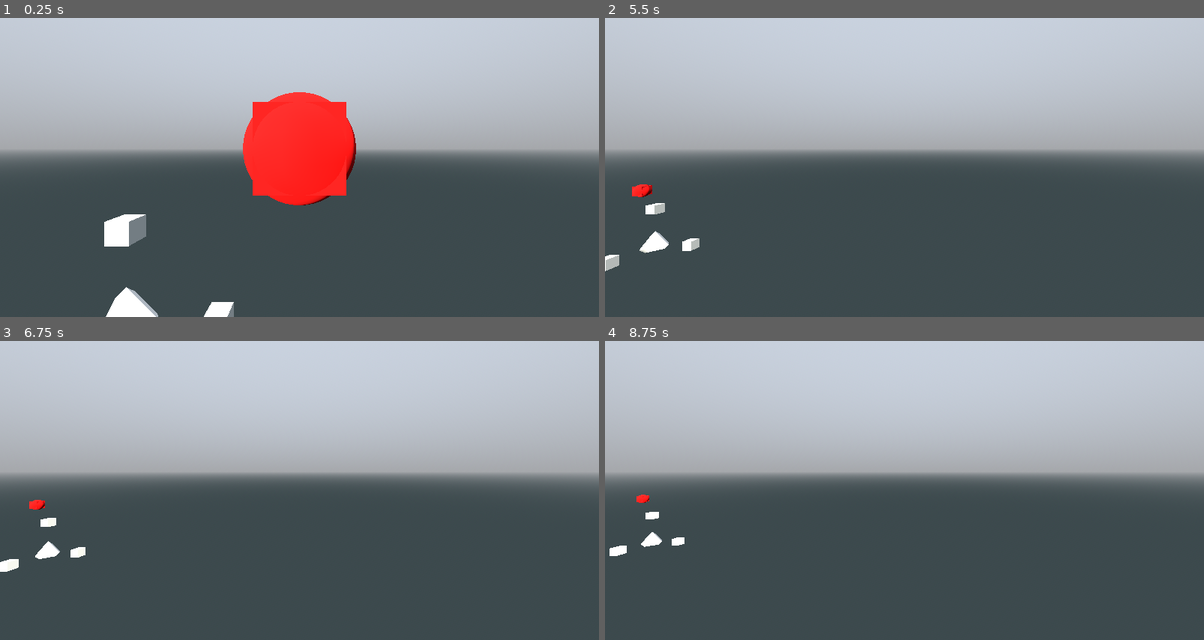
Above: before the commit, frames 1-4 (two rows, left to right).
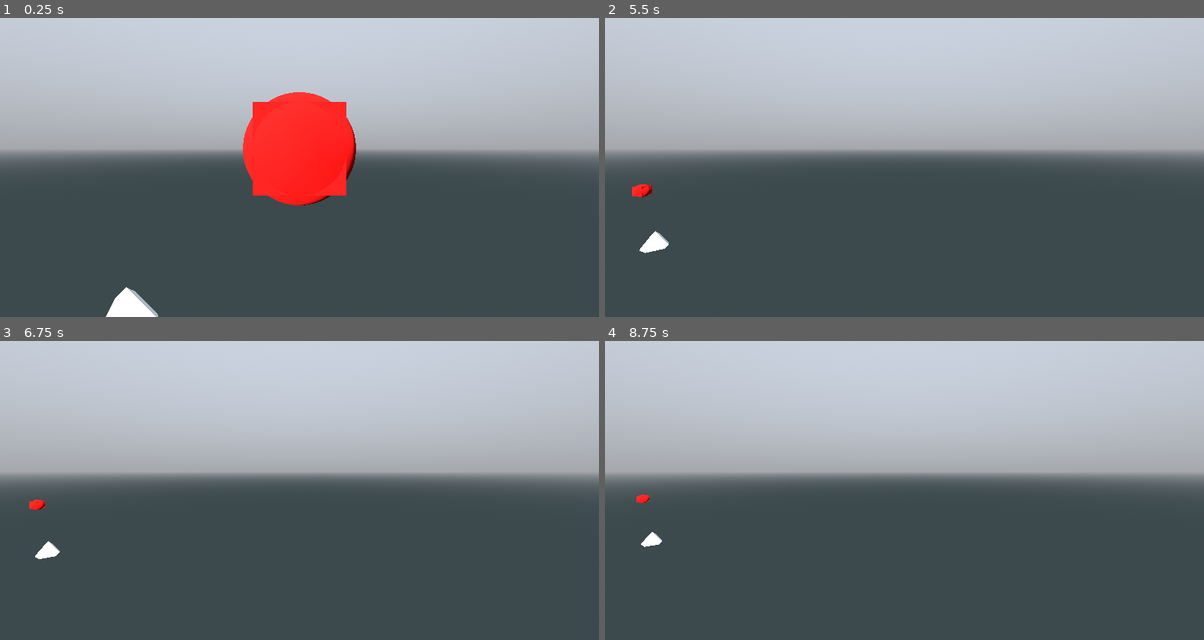
Above: after the commit, the same moments.

Repository: pixerhp/Hatchetflair
Game: Godot game, scene res://topscenes/gameplay_topscene.tscn
The game is run twice, just before and just after one commit, with the same random seed, the same clock (stepped at 60 frames per second) and the same inputs.
Inputs (mouse positions are in pixels of both pictures, inside the frame that each line leads up to):
- Up to frame 1 (0.25 s): no input
- Up to frame 2 (5.5 s): tap Enter at 0.5, 2, 3.5 s; move the mouse to (1036, 131) at 0.52 s; hold D (move_right) 0.53-1.28 s; hold Shift (speed_faster) 0.53-1.28 s; click (1036, 131) at 0.67 s; tap Space (move_jump_up) at 1.25, 2.75, 4.25 s; move the mouse to (784, 164) at 1.27 s; hold S (move_backwards) 1.28-2.03 s; tap Ctrl (speed_slower) at 1.35, 2.85, 4.35 s; move the mouse to (964, 74) at 2.02 s; hold D (move_right) 2.03-2.78 s; hold Shift (speed_faster) 2.03-2.78 s; move the mouse to (874, 215) at 2.77 s; hold W (move_forwards) 2.78-3.53 s; click (874, 215) at 2.92 s; move the mouse to (1084, 200) at 3.52 s; hold Shift (speed_faster) 3.53-4.28 s; hold A (move_left) 3.53-5.03 s; move the mouse to (724, 98) at 4.27 s; move the mouse to (934, 149) at 5.02 s; hold S (move_backwards) from 5.03 s (still down); hold Shift (speed_faster) from 5.03 s (still down); click (934, 149) at 5.17 s
- Up to frame 3 (6.75 s): move the mouse to (209, 388) at 5.77 s; release S (move_backwards) at 5.78 s; release Shift (speed_faster) at 5.78 s; hold D (move_right) 5.78-6.53 s; tap Ctrl (speed_slower) at 5.85 s; move the mouse to (431, 454) at 6.52 s; hold W (move_forwards) from 6.53 s (still down); hold Shift (speed_faster) from 6.53 s (still down)
- Up to frame 4 (8.75 s): move the mouse to (784, 487) at 7.27 s; release W (move_forwards) at 7.28 s; release Shift (speed_faster) at 7.28 s; hold D (move_right) 7.28-8.03 s; tap Ctrl (speed_slower) at 7.35 s; click (784, 487) at 7.42 s; move the mouse to (964, 397) at 8.02 s; hold S (move_backwards) from 8.03 s (still down); hold Shift (speed_faster) from 8.03 s (still down)

The runs differ from the first frame. In frame 1, 0.9% of the frame differs, in the area x 17-40%, y 65-100%; in frame 2, 0.3%; in frame 3, 0.3%; in frame 4, 0.2%.

Commit message:
Fix 0b00000011 march_ang pattern

Diff:
--- a/scripts/autoloaded/tchunks_utils.gd
+++ b/scripts/autoloaded/tchunks_utils.gd
@@ -112,7 +112,7 @@
 var ts_march_ang_patt_inds: Array = [
 	[[], [], [], [], [], [], [], []],
 	[[0,1,4], [], [], [], [], [], [], []],
-	[[4,12,1, 12,1,13], [13,2,12, 2,13,5], [], [], [], [], [], []],
+	[[4,13,1, 12,1,13], [13,5,12, 2,12,5], [], [], [], [], [], []],
 	[[0,12,4, 4,12,1], [], [], [3,12,7, 7,12,2], [], [], [], []],
 	[[0,1,4], [], [], [], [], [], [], [11,7,10]],
 
@@ -132,21 +132,21 @@
 	[[], [], [], [], [], [], [], []],
 	[[4,1,0], [], [], [], [], [], [], []],
 	[[], [0,2,5], [], [], [], [], [], []],
-	[[13,1,12, 1,12,4], [5,13,2, 12,2,13], [], [], [], [], [], []],
+	[[13,1,12, 1,13,4], [5,12,2, 12,5,13], [], [], [], [], [], []],
 	[[], [], [1,6,3], [], [], [], [], []],
-	[[4,14,0, 12,0,14], [], [14,3,12, 3,12,6], [], [], [], [], []],
+	[[4,12,0, 12,4,14], [], [14,3,12, 3,14,6], [], [], [], [], []],
 	[[], [0,12,5, 5,12,2], [3,12,6, 6,12,1], [], [], [], [], []],
 	[[13,4,18, 4,14,18], [2,5,18, 5,13,18], [14,6,18, 6,3,18], [3,2,18], [], [], [], []],
 	[[], [], [], [3,7,2], [], [], [], []],
 	[[1,12,4, 4,12,0], [], [], [2,12,7, 7,12,3], [], [], [], []],
-	[[], [0,12,5, 15,5,12], [], [12,7,15, 7,15,3], [], [], [], []],
+	[[], [0,15,5, 15,0,12], [], [12,7,15, 7,12,3], [], [], [], []],
 	[[18,13,4, 18,4,1], [18,15,5, 18,5,13], [18,1,3], [18,3,7, 18,7,15], [], [], [], []],
-	[[], [], [12,6,16, 6,16,1], [2,12,7, 16,7,12], [], [], [], []],
+	[[], [], [12,6,16, 6,12,1], [2,16,7, 16,2,12], [], [], [], []],
 	[[18,0,4, 18,4,14], [18,2,0], [18,14,6, 18,6,16], [18,16,7, 18,7,2], [], [], [], []],
 	[[0,1,18], [15,5,18, 5,0,18], [1,6,18, 6,16,18], [16,7,18, 7,15,18], [], [], [], []],
 	[[13,14,18, 14,13,4], [5,18,15, 18,5,13], [18,6,16, 6,18,14], [15,16,7, 16,15,18], [], [], [], []],
 	[[], [], [], [], [9,4,8], [], [], []],
-	[[14,0,13, 0,13,1], [], [], [], [9,14,8, 13,8,14], [], [], []],
+	[[14,0,13, 0,14,1], [], [], [], [9,13,8, 13,9,14], [], [], []],
 	[[], [5,13,2, 2,13,0], [], [], [4,13,9, 9,13,8], [], [], []],
 	[[14,1,18, 1,12,18], [12,2,18, 2,5,18], [], [], [8,9,18, 9,14,18], [5,8,18], [], []],
 	[[], [], [1,14,3, 3,14,6], [], [9,14,8, 8,14,4], [], [], []],
@@ -163,7 +163,7 @@
 	[[], [], [], [], [8,9,18], [15,5,18, 5,8,18], [9,6,18, 6,16,18], [16,7,18, 7,15,18]],
 	[[], [], [], [], [], [8,5,10], [], []],
 	[[0,13,1, 1,13,4], [], [], [], [], [8,13,10, 10,13,5], [], []],
-	[[], [13,2,15, 2,15,0], [], [], [], [8,13,10, 15,10,13], [], []],
+	[[], [13,2,15, 2,13,0], [], [], [], [8,15,10, 15,8,13], [], []],
 	[[4,1,18, 1,12,18], [12,2,18, 2,15,18], [], [], [8,4,18], [15,10,18, 10,8,18], [], []],
 	[[], [], [3,1,6], [], [], [8,5,10], [], []],
 	[[13,2,14, 13,14,12, 13,12,0], [], [14,6,3, 14,3,12], [], [], [10,13,5, 10,8,13], [], []],
@@ -177,7 +177,7 @@
 	[[], [5,15,13, 13,15,0, 2,0,15], [], [], [18,13,14, 4,14,13], [18,15,13, 13,15,8, 10,8,15], [16,18,6, 14,6,18], [7,15,16, 18,16,15]],
 	[[13,0,18, 0,1,18], [], [1,6,18], [], [8,13,18], [10,8,18], [6,16,18], [16,7,18, 7,10,18]],
 	[[], [], [], [], [18,8,4, 18,4,14], [18,10,8], [18,14,6, 18,6,16], [18,16,7, 18,7,10]],
-	[[], [], [], [], [17,4,13, 4,13,9], [10,17,5, 13,5,17], [], []],
+	[[], [], [], [], [17,4,13, 4,17,9], [10,13,5, 13,10,17], [], []],
 	[[14,1,18, 1,0,18], [0,5,18], [], [], [17,9,18, 9,14,18], [5,10,18, 10,17,18], [], []],
 	[[18,4,0], [18,0,2, 18,2,15], [], [], [18,17,9, 18,9,4], [18,15,10, 18,10,17], [], []],
 	[[18,1,12, 1,18,14], [15,12,2, 12,15,18], [], [], [17,14,18, 14,17,9], [10,18,15, 18,10,17], [], []],
@@ -192,12 +192,12 @@
 	[[1,14,12, 18,12,14, 14,4,18, 13,18,4], [12,18,2, 15,2,18, 18,13,15, 5,15,13], [], [], [], [], [9,14,17, 18,17,14, 14,6,18, 16,18,6], [17,18,10, 15,10,18, 18,16,15, 7,15,16]],
 	[[], [15,2,0, 5,15,0], [], [], [], [], [17,9,16, 9,6,16], [10,17,15, 17,16,15, 16,8,15]],
 	[[0,14,4, 0,1,14], [], [], [], [], [], [14,8,16, 14,16,17, 14,17,9], [16,7,10, 16,10,17]],
-	[[], [], [], [], [], [], [6,17,9, 17,9,16], [16,10,17, 10,16,7]],
+	[[], [], [], [], [], [], [6,16,9, 17,9,16], [16,7,17, 10,17,7]],
 	[[], [], [], [], [], [], [6,9,11], []],
 	[[4,14,0, 0,14,1], [], [], [], [], [], [6,14,11, 11,14,9], []],
 	[[], [0,2,5], [], [], [], [], [11,6,9], []],
 	[[1,12,14, 12,13,14, 13,3,14], [12,2,13, 2,5,13], [], [], [], [], [14,9,11, 6,14,11], []],
-	[[], [], [16,1,14, 1,14,3], [], [], [], [11,16,9, 14,9,16], []],
+	[[], [], [16,1,14, 1,16,3], [], [], [], [11,14,9, 14,11,16], []],
 	[[12,0,18, 0,4,18], [], [16,3,18, 3,12,18], [], [4,9,18], [], [9,11,18, 11,16,18], []],
 	[[], [12,2,5, 0,12,5], [1,14,12, 14,16,12, 16,4,12], [], [], [], [14,9,16, 9,11,16], []],
 	[[18,13,4], [18,2,5, 18,5,13], [18,16,3], [18,3,2], [18,4,9], [], [18,9,11, 18,11,16], []],
@@ -209,7 +209,7 @@
 	[[0,4,18], [2,0,18], [], [7,2,18], [4,9,18], [], [9,11,18], [11,7,18]],
 	[[18,0,1, 18,1,14], [18,5,0], [], [], [18,14,9], [18,15,5], [18,9,11], [18,11,7, 18,7,15]],
 	[[], [], [], [], [18,13,4, 18,4,9], [18,15,5, 18,5,13], [18,9,11], [18,11,7, 18,7,15]],
-	[[], [], [], [], [8,17,4, 14,4,17], [], [17,6,14, 6,14,11], []],
+	[[], [], [], [], [8,14,4, 14,8,17], [], [17,6,14, 6,17,11], []],
 	[[1,0,18, 0,13,18], [], [6,1,18], [], [13,8,18, 8,17,18], [], [17,11,18, 11,6,18], []],
 	[[], [2,13,0, 2,5,13], [], [], [13,1,17, 13,17,14, 13,14,4], [], [17,11,6, 17,6,14], []],
 	[[1,12,18], [12,2,18, 2,5,18], [6,1,18], [], [8,17,18], [5,8,18], [17,11,18, 11,6,18], []],
@@ -224,7 +224,7 @@
 	[[12,1,18, 1,4,18], [2,12,18], [], [7,2,18], [4,8,18], [8,17,18], [], [17,11,18, 11,7,18]],
 	[[], [2,0,18, 0,13,18], [], [7,2,18], [], [13,8,18, 8,17,18], [], [17,11,18, 11,7,18]],
 	[[13,0,1, 4,13,1], [], [], [], [], [8,17,13, 17,15,13, 15,9,13], [], [17,11,15, 11,7,15]],
-	[[], [], [], [], [], [15,8,17, 8,15,5], [], [7,17,11, 17,11,15]],
+	[[], [], [], [], [], [15,5,17, 8,17,5], [], [7,15,11, 17,11,15]],
 	[[], [], [], [], [], [10,17,5, 5,17,8], [9,17,6, 6,17,11], []],
 	[[13,4,19, 4,14,19, 14,1,19, 13,1,0], [], [], [], [], [17,8,24, 8,13,24, 13,5,24, 17,5,10], [14,9,25, 9,17,25, 17,11,25, 14,11,6], []],
 	[[], [13,0,2, 13,2,15], [], [], [], [17,7,13, 17,13,15, 17,15,10], [6,17,11, 6,9,17], []],
@@ -248,7 +248,7 @@
 	[[1,4,18], [], [16,3,18, 3,1,18], [], [4,13,18], [13,5,18, 5,10,18], [11,16,18], [10,11,18]],
 	[[], [12,0,18, 0,5,18], [], [16,3,18, 3,12,18], [], [5,10,18], [], [10,11,18, 11,16,18]],
 	[[4,12,1, 4,0,12], [], [], [12,6,15, 12,15,16, 12,16,3], [], [], [], [15,10,11, 15,11,16]],
-	[[], [], [], [2,16,3, 16,3,15], [], [], [], [15,11,16, 11,15,10]],
+	[[], [], [], [2,15,3, 16,3,15], [], [], [], [15,10,16, 11,16,10]],
 	[[13,18,4, 14,4,18], [5,15,13, 18,13,15], [18,16,14, 6,14,16], [18,15,16, 16,15,3, 2,3,15], [], [], [], [7,15,16, 16,15,11, 10,11,15]],
 	[[], [15,2,20, 2,12,20, 12,0,20, 15,0,5], [12,3,21, 3,16,21, 16,6,21, 12,6,1], [], [], [], [], [16,7,26, 7,15,26, 15,10,26, 16,10,11]],
 	[[14,4,0, 14,0,12], [], [16,2,14, 16,14,12, 16,12,3], [], [], [], [], [10,16,7, 10,11,16]],
@@ -265,7 +265,7 @@
 	[[12,0,14, 0,4,14], [], [3,12,16, 12,14,16, 14,2,16], [], [], [], [], [16,11,10, 7,16,10]],
 	[[], [5,0,15, 20,0,12, 20,12,2, 20,2,15], [1,6,12, 21,6,16, 21,16,3, 21,3,12], [], [], [], [], [11,10,16, 26,10,15, 26,15,7, 26,7,16]],
 	[[18,4,14, 4,18,13], [15,13,18, 13,15,5], [16,14,6, 14,16,18], [15,3,2, 3,15,16, 16,15,18], [], [], [], [15,11,10, 11,15,16, 16,15,7]],
-	[[], [], [], [15,3,16, 3,16,2], [], [], [], [10,15,11, 16,11,15]],
+	[[], [], [], [15,3,16, 3,15,2], [], [], [], [10,16,11, 16,10,15]],
 	[[12,0,4, 1,12,4], [], [], [3,16,12, 16,15,12, 15,6,12], [], [], [], [16,11,15, 11,10,15]],
 	[[], [18,5,0, 18,0,12], [], [18,12,3, 18,3,16], [], [18,10,5], [], [18,16,11, 18,11,10]],
 	[[18,4,1], [], [18,1,3, 18,3,16], [], [18,13,4], [18,10,5, 18,5,13], [18,16,11], [18,11,10]],
@@ -289,7 +289,7 @@
 	[[], [15,2,13, 2,0,13], [], [], [], [10,15,17, 15,13,17, 13,7,17], [17,9,6, 11,17,6], []],
 	[[0,1,13, 19,1,14, 19,14,4, 19,4,13], [], [], [], [], [10,5,17, 24,5,13, 24,13,8, 24,8,17], [6,11,14, 25,11,17, 25,17,9, 25,9,14], []],
 	[[], [], [], [], [], [8,17,5, 5,17,10], [11,17,6, 6,17,9], []],
-	[[], [], [], [], [], [5,15,8, 17,8,15], [], [15,11,17, 11,17,7]],
+	[[], [], [], [], [], [5,17,8, 17,5,15], [], [15,11,17, 11,15,7]],
 	[[1,13,4, 1,0,13], [], [], [], [], [13,9,15, 13,15,17, 13,17,8], [], [15,7,11, 15,11,17]],
 	[[], [18,13,0, 18,0,2], [], [18,2,7], [], [18,17,8, 18,8,13], [], [18,7,11, 18,11,17]],
 	[[18,4,1, 18,1,12], [18,12,2], [], [18,2,7], [18,8,4], [18,17,8], [], [18,7,11, 18,11,17]],
@@ -304,7 +304,7 @@
 	[[18,12,1], [18,5,2, 18,2,12], [18,1,6], [], [18,17,8], [18,8,5], [18,6,11, 18,11,17], []],
 	[[], [13,5,2, 0,13,2], [], [], [4,14,13, 14,17,13, 17,1,13], [], [14,6,17, 6,11,17], []],
 	[[18,13,0, 18,0,1], [], [18,1,6], [], [18,17,8, 18,8,13], [], [18,6,11, 18,11,17], []],
-	[[], [], [], [], [17,4,14, 4,17,8], [], [11,14,6, 14,6,17], []],
+	[[], [], [], [], [17,8,14, 4,14,8], [], [11,17,6, 14,6,17], []],
 	[[], [], [], [], [9,4,18, 4,13,18], [13,5,18, 5,15,18], [11,9,18], [15,7,18, 7,11,18]],
 	[[14,1,18, 1,0,18], [0,5,18], [], [], [9,14,18], [5,15,18], [11,9,18], [15,7,18, 7,11,18]],
 	[[18,4,0], [18,0,2], [], [18,2,7], [18,9,4], [], [18,11,9], [18,7,11]],
@@ -316,12 +316,12 @@
 	[[4,13,18], [13,5,18, 5,2,18], [3,16,18], [2,3,18], [9,4,18], [], [16,11,18, 11,9,18], []],
 	[[], [5,12,0, 5,2,12], [12,4,16, 12,16,14, 12,14,1], [], [], [], [16,11,9, 16,9,14], []],
 	[[18,4,0, 18,0,12], [], [18,12,3, 18,3,16], [], [18,9,4], [], [18,16,11, 18,11,9], []],
-	[[], [], [3,14,1, 14,1,16], [], [], [], [16,9,14, 9,16,11], []],
+	[[], [], [3,16,1, 14,1,16], [], [], [], [16,11,14, 9,14,11], []],
 	[[14,3,13, 14,13,12, 14,12,1], [13,5,2, 13,2,12], [], [], [], [], [11,14,6, 11,9,14], []],
 	[[], [5,2,0], [], [], [], [], [9,6,11], []],
 	[[1,14,0, 0,14,4], [], [], [], [], [], [9,14,11, 11,14,6], []],
 	[[], [], [], [], [], [], [11,9,6], []],
-	[[], [], [], [], [], [], [16,9,17, 9,17,6], [7,16,10, 17,10,16]],
+	[[], [], [], [], [], [], [16,9,17, 9,16,6], [7,17,10, 17,7,16]],
 	[[14,1,0, 4,14,0], [], [], [], [], [], [9,17,14, 17,16,14, 16,8,14], [17,10,16, 10,7,16]],
 	[[], [0,15,5, 0,2,15], [], [], [], [], [16,6,9, 16,9,17], [15,8,16, 15,16,17, 15,17,10]],
 	[[4,18,13, 18,4,14, 14,12,18, 12,14,1], [13,15,5, 15,13,18, 18,2,15, 2,18,12], [], [], [], [], [6,18,16, 18,6,14, 14,17,18, 17,14,9], [16,15,7, 15,16,18, 18,10,15, 10,18,17]],
@@ -336,7 +336,7 @@
 	[[14,18,1, 12,1,18], [18,15,12, 2,12,15], [], [], [9,17,14, 18,14,17], [17,10,18, 15,18,10], [], []],
 	[[0,4,18], [15,2,18, 2,0,18], [], [], [4,9,18, 9,17,18], [17,10,18, 10,15,18], [], []],
 	[[18,0,1, 18,1,14], [18,5,0], [], [], [18,14,9, 18,9,17], [18,17,10, 18,10,5], [], []],
-	[[], [], [], [], [9,13,4, 13,4,17], [17,5,13, 5,17,10], [], []],
+	[[], [], [], [], [9,17,4, 13,4,17], [17,10,13, 5,13,10], [], []],
 	[[], [], [], [], [14,4,18, 4,8,18], [8,10,18], [16,6,18, 6,14,18], [10,7,18, 7,16,18]],
 	[[18,1,0, 18,0,13], [], [18,6,1], [], [18,13,8], [18,8,10], [18,16,6], [18,10,7, 18,7,16]],
 	[[], [15,0,2, 0,15,13, 13,15,5], [], [], [13,14,4, 14,13,18], [15,8,10, 8,15,13, 13,15,18], [18,6,14, 6,18,16], [15,16,18, 16,15,7]],
@@ -350,7 +350,7 @@
 	[[0,12,13, 12,14,13, 14,2,13], [], [12,3,14, 3,6,14], [], [], [13,8,10, 5,13,10], [], []],
 	[[], [], [6,1,3], [], [], [10,5,8], [], []],
 	[[18,12,1, 18,1,4], [18,15,2, 18,2,12], [], [], [18,4,8], [18,8,10, 18,10,15], [], []],
-	[[], [0,15,2, 15,2,13], [], [], [], [13,10,15, 10,13,8], [], []],
+	[[], [0,13,2, 15,2,13], [], [], [], [13,8,15, 10,15,8], [], []],
 	[[4,13,1, 1,13,0], [], [], [], [], [5,13,10, 10,13,8], [], []],
 	[[], [], [], [], [], [10,5,8], [], []],
 	[[], [], [], [], [18,9,8], [18,8,5, 18,5,15], [18,16,6, 18,6,9], [18,15,7, 18,7,16]],
@@ -367,21 +367,21 @@
 	[[], [], [6,14,3, 3,14,1], [], [4,14,8, 8,14,9], [], [], []],
 	[[18,12,1, 18,1,14], [18,5,2, 18,2,12], [], [], [18,14,9, 18,9,8], [18,8,5], [], []],
 	[[], [0,13,2, 2,13,5], [], [], [8,13,9, 9,13,4], [], [], []],
-	[[1,13,0, 13,0,14], [], [], [], [14,8,13, 8,14,9], [], [], []],
+	[[1,14,0, 13,0,14], [], [], [], [14,9,13, 8,13,9], [], [], []],
 	[[], [], [], [], [8,4,9], [], [], []],
 	[[4,13,14, 18,14,13], [13,5,18, 15,18,5], [14,18,6, 16,6,18], [18,15,16, 7,16,15], [], [], [], []],
 	[[18,1,0], [18,0,5, 18,5,15], [18,16,6, 18,6,1], [18,15,7, 18,7,16], [], [], [], []],
 	[[14,4,18, 4,0,18], [0,2,18], [16,6,18, 6,14,18], [2,7,18, 7,16,18], [], [], [], []],
-	[[], [], [1,16,6, 16,6,12], [12,7,16, 7,12,2], [], [], [], []],
+	[[], [], [1,12,6, 16,6,12], [12,2,16, 7,16,2], [], [], [], []],
 	[[1,4,18, 4,13,18], [13,5,18, 5,15,18], [3,1,18], [15,7,18, 7,3,18], [], [], [], []],
-	[[], [12,5,15, 5,12,0], [], [3,15,7, 15,7,12], [], [], [], []],
+	[[], [12,0,15, 5,15,0], [], [3,12,7, 15,7,12], [], [], [], []],
 	[[0,12,4, 4,12,1], [], [], [3,12,7, 7,12,2], [], [], [], []],
 	[[], [], [], [2,7,3], [], [], [], []],
 	[[18,14,4, 18,4,13], [18,13,5, 18,5,2], [18,3,6, 18,6,14], [18,2,3], [], [], [], []],
 	[[], [2,12,5, 5,12,0], [1,12,6, 6,12,3], [], [], [], [], []],
-	[[14,0,12, 0,14,4], [], [6,12,3, 12,3,14], [], [], [], [], []],
+	[[14,4,12, 0,12,4], [], [6,14,3, 12,3,14], [], [], [], [], []],
 	[[], [], [3,6,1], [], [], [], [], []],
-	[[4,12,1, 12,1,13], [13,2,12, 2,13,5], [], [], [], [], [], []],
+	[[4,13,1, 12,1,13], [13,5,12, 2,12,5], [], [], [], [], [], []],
 	[[], [5,2,0], [], [], [], [], [], []],
 	[[0,1,4], [], [], [], [], [], [], []],
 	[[], [], [], [], [], [], [], []],
--- a/scripts/tchunks_manager.gd
+++ b/scripts/tchunks_manager.gd
@@ -93,8 +93,17 @@
 		mesh_surface[Mesh.ARRAY_VERTEX] = surf_verts
 		mesh_surface[Mesh.ARRAY_NORMAL] = surf_norms
 
+		#var surf_colors: PackedColorArray = []
+		#var color: Color
+		#for i in surf_verts.size():
+			#if i%3 == 0:
+				#color = Color.from_hsv(randf_range(0,1), 1, 1)
+			#surf_colors.append(color)
+		#mesh_surface[Mesh.ARRAY_COLOR] = surf_colors
+
 		var test_mat: StandardMaterial3D = StandardMaterial3D.new()
 		test_mat.albedo_color = Color.WHITE
+		test_mat.vertex_color_use_as_albedo = true
 		if surf_verts.size() > 0:
 			array_mesh.add_surface_from_arrays(
 				Mesh.PRIMITIVE_TRIANGLES,
@@ -274,22 +283,9 @@
 	test_chunk.tile_shapes[16] = TILE_SHAPE.MARCH_ANG
 	test_chunk.tile_shapes[256] = TILE_SHAPE.MARCH_ANG
 
-	test_chunk.tile_shapes[4] = TILE_SHAPE.TESS_CUBE
-	test_chunk.tile_shapes[64] = TILE_SHAPE.TESS_CUBE
-	test_chunk.tile_shapes[1024] = TILE_SHAPE.TESS_CUBE
-
-	#test_chunk.tile_shapes[290] = TILE_SHAPE.MARCH_ANG
-	#test_chunk.tile_shapes[530] = TILE_SHAPE.MARCH_ANG
-	#test_chunk.tile_shapes[545] = TILE_SHAPE.MARCH_ANG
-
-
-	#test_chunk.tile_shapes[test_chunk.tile_shapes.size() - 1] = TILE_SHAPE.MARCH_ANG
-
-
-	#test_chunk.tile_shapes[273] = TILE_SHAPE.MARCH_WEIGH
-	#
-	#test_chunk.tile_shapes[275] = TILE_SHAPE.MARCH_WEIGH
-	#test_chunk.tile_shapes[276] = TILE_SHAPE.MARCH_WEIGH
+	#test_chunk.tile_shapes[4] = TILE_SHAPE.TESS_CUBE
+	#test_chunk.tile_shapes[64] = TILE_SHAPE.TESS_CUBE
+	#test_chunk.tile_shapes[1024] = TILE_SHAPE.TESS_CUBE
 
 	test_chunk.generate_mesh()
 	add_child(test_chunk.mesh_instance_node)
